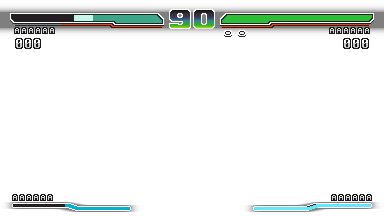
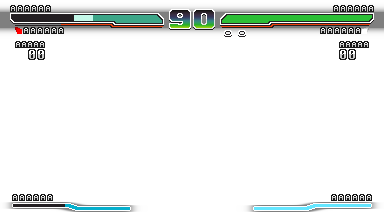
Revision of a layered 384×216 image; what changed, layer by layer:
painted on "Overlay 2" over [10, 5, 374, 210]
